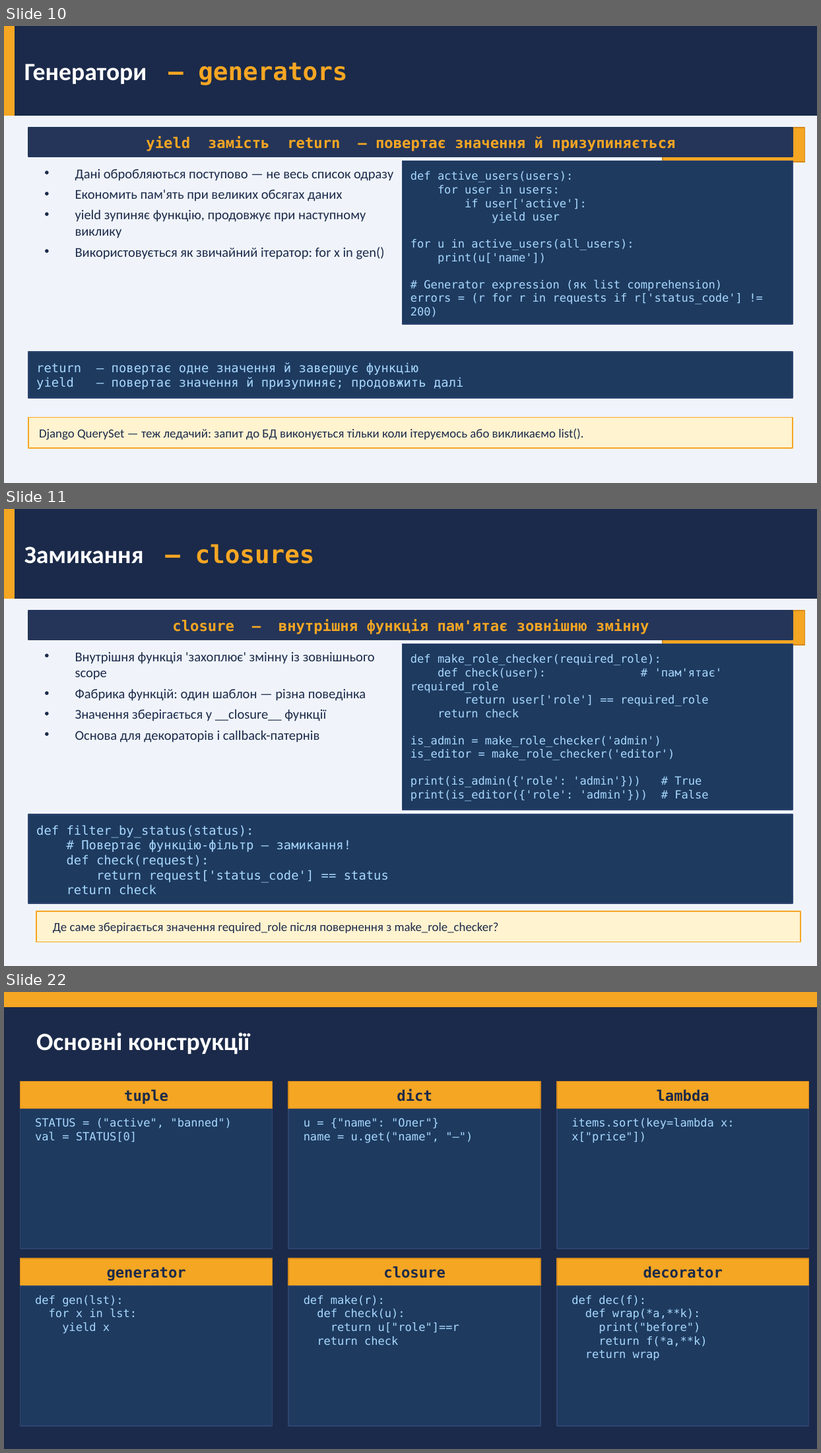
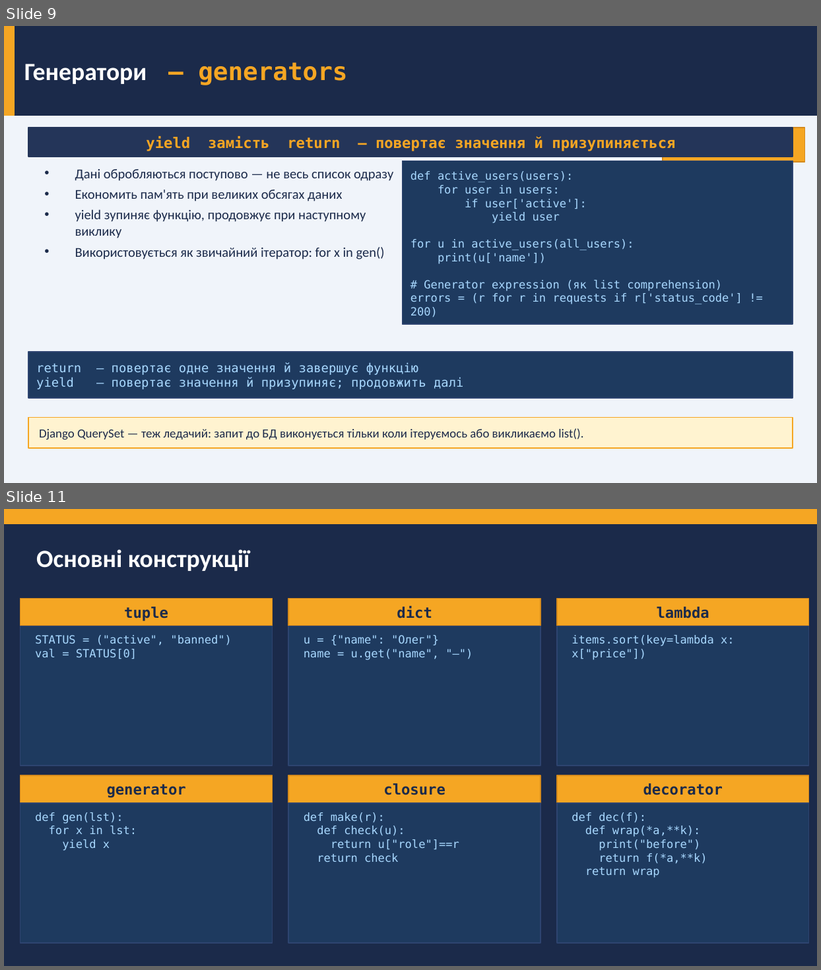
Before and after one commit to dmitriy-shtefan/python-back-2026, a slide deck: заняття_1/Заняття_1_Python_для_web_v2.pptx. Shown one above the other, each under a label of ours: slides 10, 11 and 22 before the commit, slides 9 and 11 after it; the slides between them are not shown. The pictures are 821x1453 and 821x970 pixels, drawn with LibreOffice and Linux fonts; fonts in the diff are those of the drawing. Boxes give left, top, right and bottom in pixels: in the first picture for what was removed or moved away, otherwise in the second. Text is boxed around its words. In the diff, an @@ line names an element or a change of style, - is before the commit and + after.

```diff
--- a/заняття_1/Заняття_1_Python_для_web_v2.pptx
+++ b/заняття_1/Заняття_1_Python_для_web_v2.pptx
@@ slide 11 removed at <box>4,509,817,966</box>, background #F0F4FA @@
@@ rectangle removed at <box>4,509,817,599</box> @@
@@ rectangle removed at <box>4,509,14,599</box> @@
@@ text removed at <box>24,544,315,564</box> @@
-Замикання — closures
@@ rectangle removed at <box>28,611,793,640</box> @@
@@ text removed at <box>172,619,649,634</box> @@
-closure — внутрішня функція пам'ятає зовнішню змінну
@@ rectangle removed at <box>663,611,805,645</box> @@
@@ rectangle removed at <box>403,644,793,810</box> @@
@@ text removed at <box>75,652,375,743</box> @@
-• Внутрішня функція 'захоплює' змінну із зовнішнього scope
-• Фабрика функцій: один шаблон — різна поведінка
-• Значення зберігається у __closure__ функції
-• Основа для декораторів і callback-патернів
@@ text removed at <box>411,654,723,801</box> @@
-def make_role_checker(required_role):
-def check(user): # 'пам'ятає' required_role
-return user['role'] == required_role
-return check
-is_admin = make_role_checker('admin')
-is_editor = make_role_checker('editor')
-print(is_admin({'role': 'admin'})) # True
-print(is_editor({'role': 'admin'})) # False
@@ rectangle removed at <box>28,815,793,904</box> @@
@@ text removed at <box>36,825,389,894</box> @@
-def filter_by_status(status):
-# Повертає функцію-фільтр — замикання!
-def check(request):
-return request['status_code'] == status
-return check
@@ rectangle removed at <box>36,912,801,943</box> @@
@@ text removed at <box>53,923,499,933</box> @@
-Де саме зберігається значення required_role після повернення з make_role_checker?
@@ what was slide 10 is now slide 9 @@
@@ what was slide 22 is now slide 11 @@
```
Also in this commit, not shown: 2 slides changed, 10 other slides removed, 5 other files.
